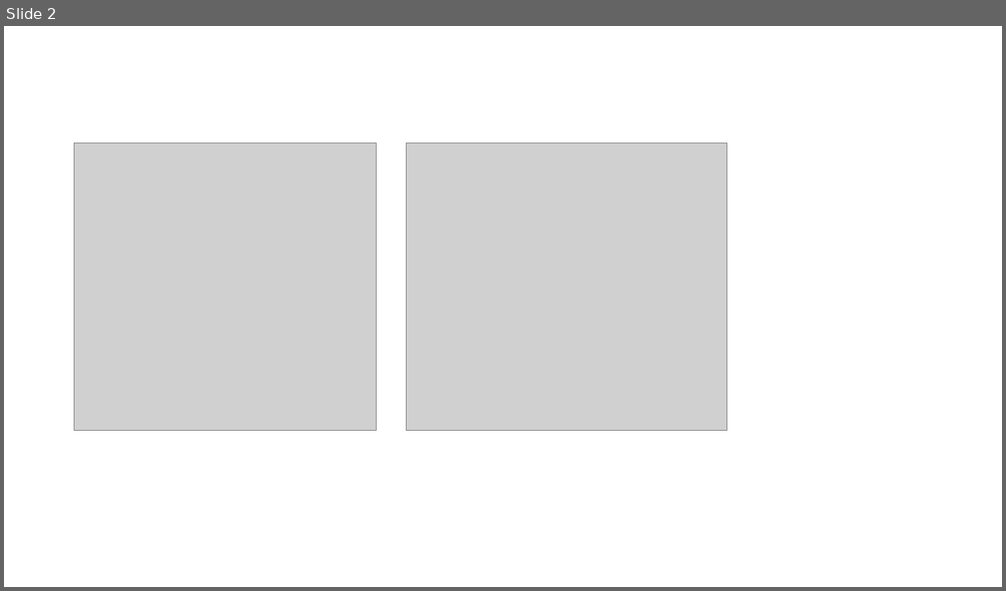
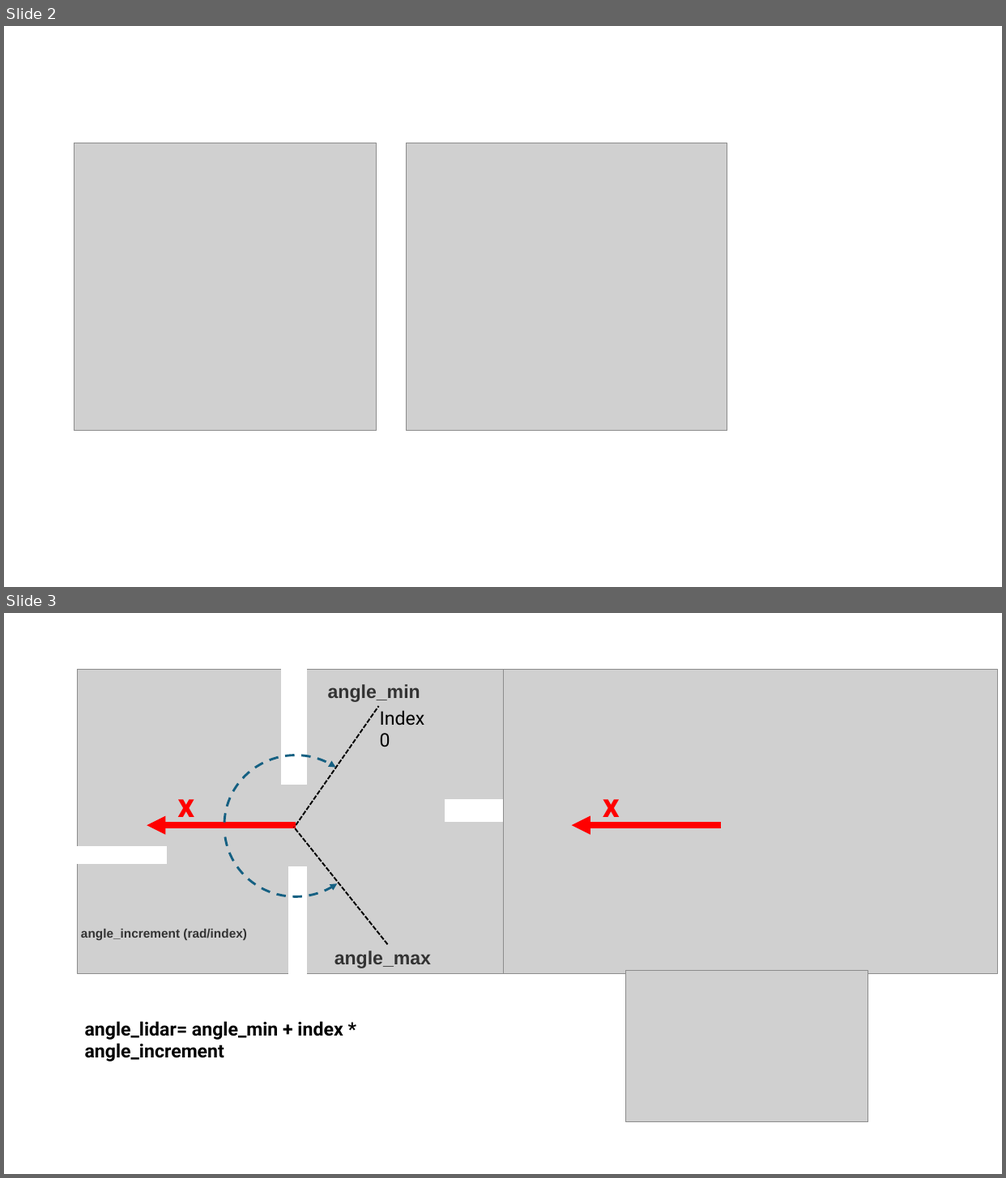
Before and after one commit to Promwo/ROS2_rUBot_mecanum_ws, a slide deck: Documentation/Images/02_rubot_model/Models.pptx. Shown one above the other, each under a label of ours: slide 2 before the commit, slides 2 and 3 after it. The pictures are 1006x591 and 1006x1178 pixels, drawn with LibreOffice and Linux fonts; fonts in the diff are those of the drawing; grey boxes stand for pictures. Boxes give left, top, right and bottom in pixels: in the first picture for what was removed or moved away, otherwise in the second. Text is boxed around its words. In the diff, an @@ line names an element or a change of style, - is before the commit and + after.

Commit message:
added lidar description

```diff
--- a/Documentation/Images/02_rubot_model/Models.pptx
+++ b/Documentation/Images/02_rubot_model/Models.pptx
@@ slide 3 added at [4,613,1002,1174], background #FFFFFF @@
@@ group added at [66,670,572,973]: 5 texts, 4 rectangles, 2 lines, 2 arc (boxed as its full ellipse)s, 1 picture, 1 arrow @@
+x
+angle_min
+angle_max
+angle_increment (rad/index)
+Index 0
@@ group added at [503,670,997,1122]: 2 pictures, 1 arrow, 1 text @@
+x
@@ text added at [85,1021,343,1062], 18 pt, text #000000, bold @@
+angle_lidar= angle_min + index * angle_increment
```
Also in this commit, not shown: 2 other files.
